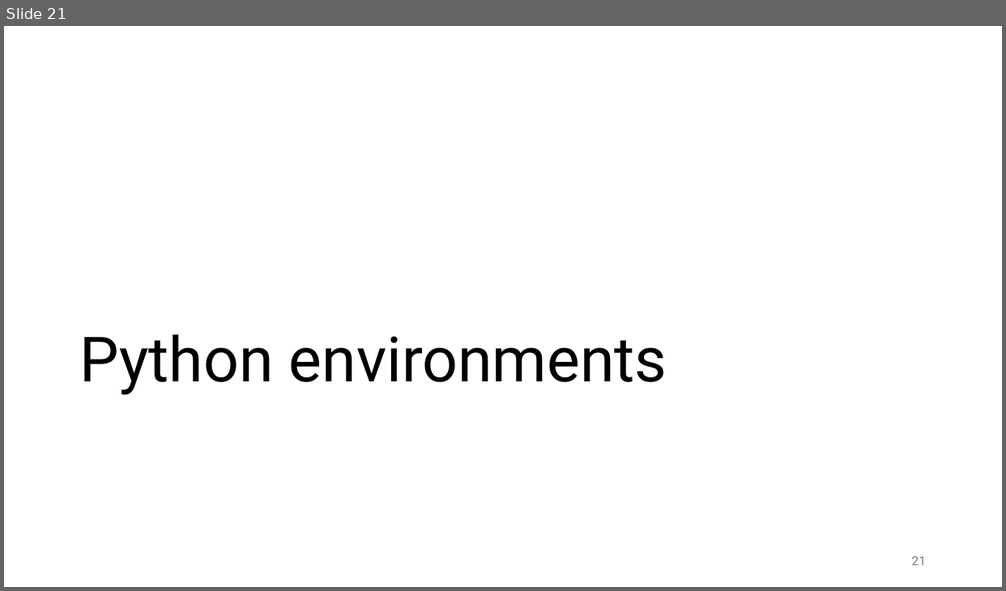
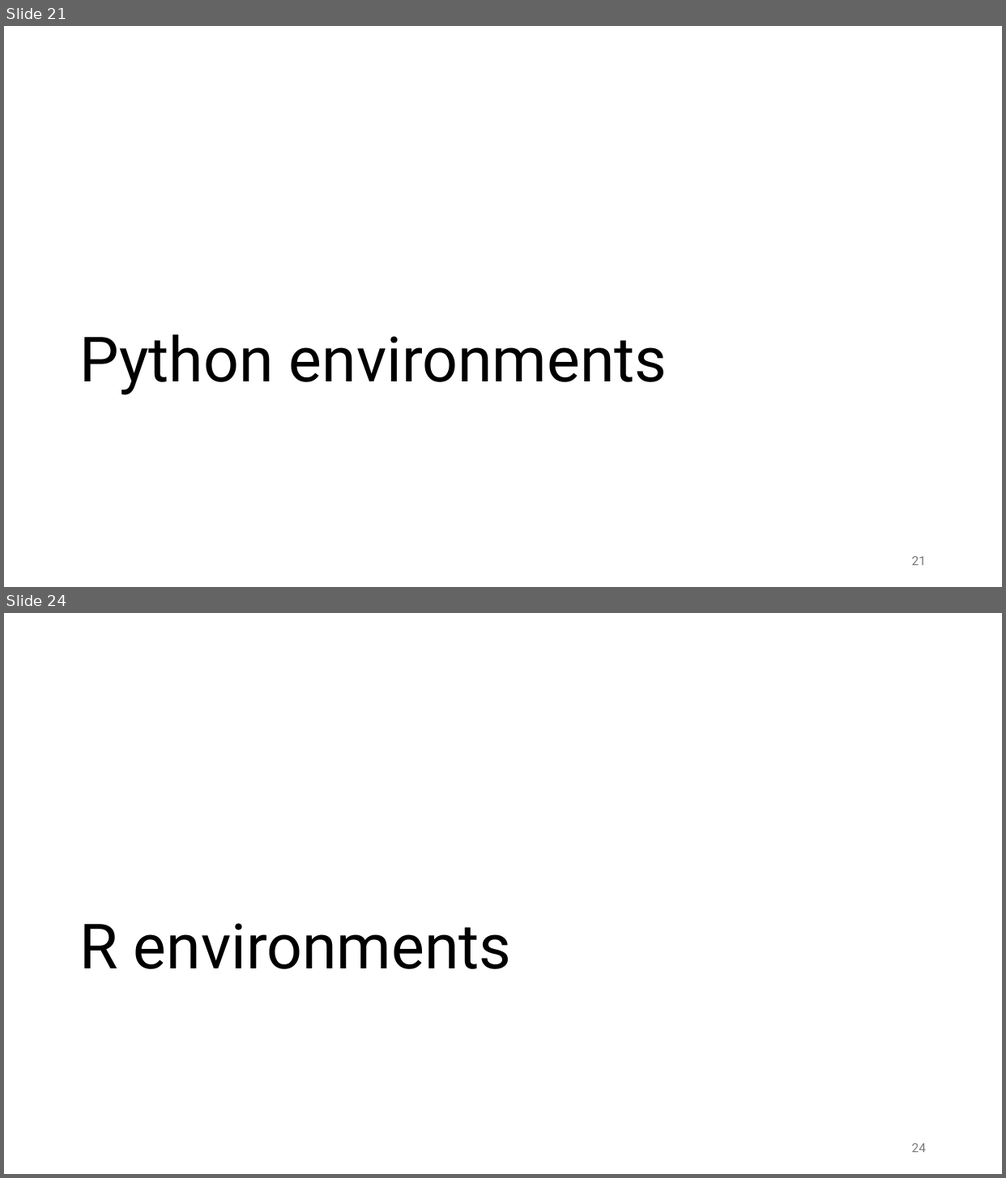
Before and after one commit to gjbex/Best-practices-for-data-science-on-HPC, a slide deck: best_practices_for_data_science_on_hpc.pptx. Shown one above the other, each under a label of ours: slide 21 before the commit, slides 21 and 24 after it; the slides between them are not shown. The pictures are 1006x591 and 1006x1178 pixels, drawn with LibreOffice and Linux fonts; fonts in the diff are those of the drawing. Boxes give left, top, right and bottom in pixels: in the first picture for what was removed or moved away, otherwise in the second. Text is boxed around its words. In the diff, an @@ line names an element or a change of style, - is before the commit and + after.

```diff
--- a/best_practices_for_data_science_on_hpc.pptx
+++ b/best_practices_for_data_science_on_hpc.pptx
@@ slide 24 added at bbox=[4, 613, 1002, 1174], background #FFFFFF @@
@@ title added at bbox=[79, 923, 512, 969], 60 pt, text #000000 @@
+R environments
@@ page number added at bbox=[912, 1144, 926, 1152], 12 pt, text #797979 @@
+24
```
Also in this commit, not shown: 1 slide changed, 5 other slides added.
